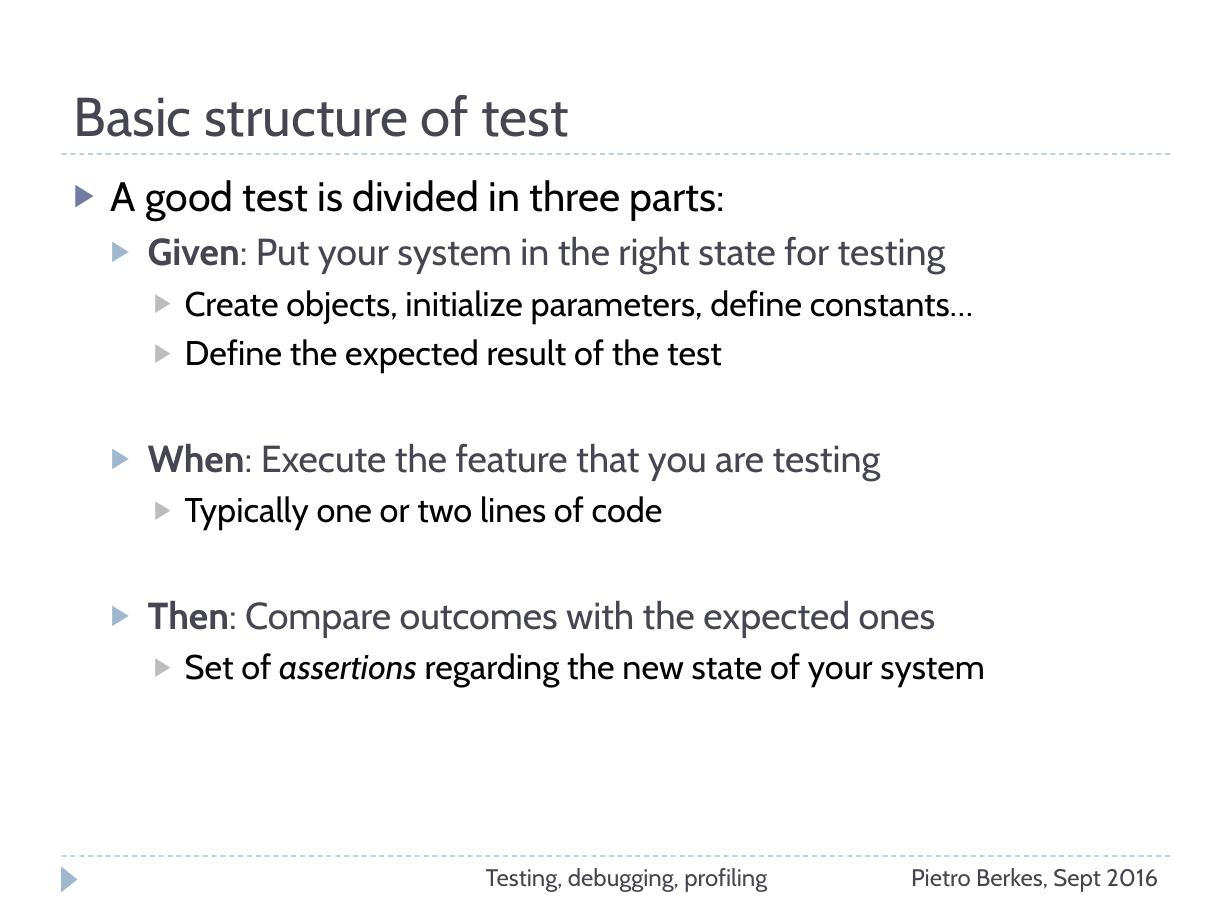
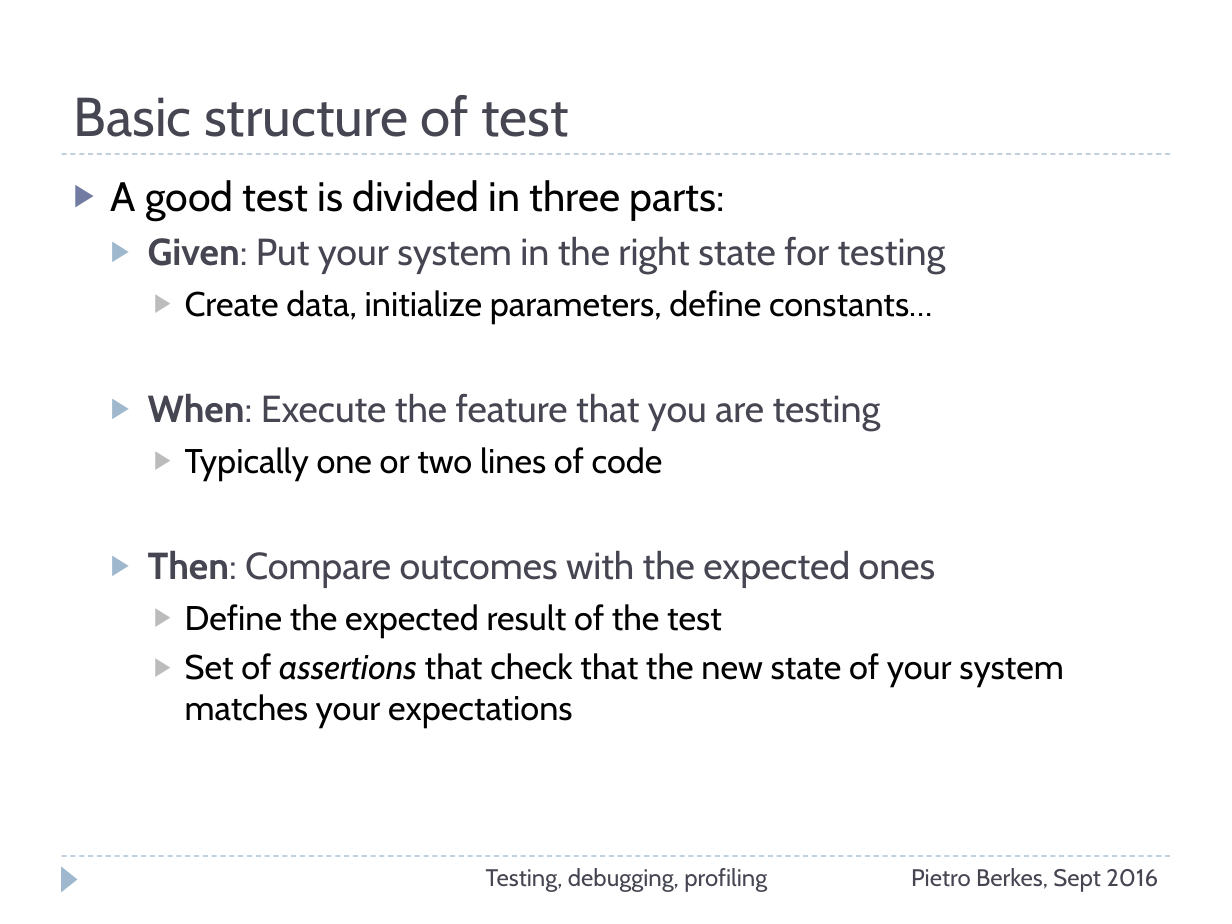
Before and after one commit to ASPP/testing_debugging_profiling, a slide deck: slide 37 of testing-debugging-profiling.pptx (slide 38 before the commit). Drawn at 1232x924 pixels with LibreOffice and Linux fonts; fonts in the diff are those of the drawing. Boxes give left, top, right and bottom in pixels: in the first picture for what was removed or moved away, otherwise in the second. Text is boxed around its words. In the diff, an @@ line names an element or a change of style, - is before the commit and + after.

```diff
--- a/testing-debugging-profiling.pptx
+++ b/testing-debugging-profiling.pptx
@@ text at bbox=[185, 290, 932, 324]: text changed @@
-    ▶ Create objects, initialize parameters, define constants…
-    ▶ Define the expected result of the test
+    ▶ Create data, initialize parameters, define constants…
@@ text at bbox=[185, 604, 1064, 729]: text changed @@
-    ▶ Set of assertions regarding the new state of your system
+    ▶ Define the expected result of the test
+    ▶ Set of assertions that check that the new state of your system matches your expectations
```
Also in this commit, not shown: 12 other slides changed, 1 slide added, 1 slide removed, 1 other file.
